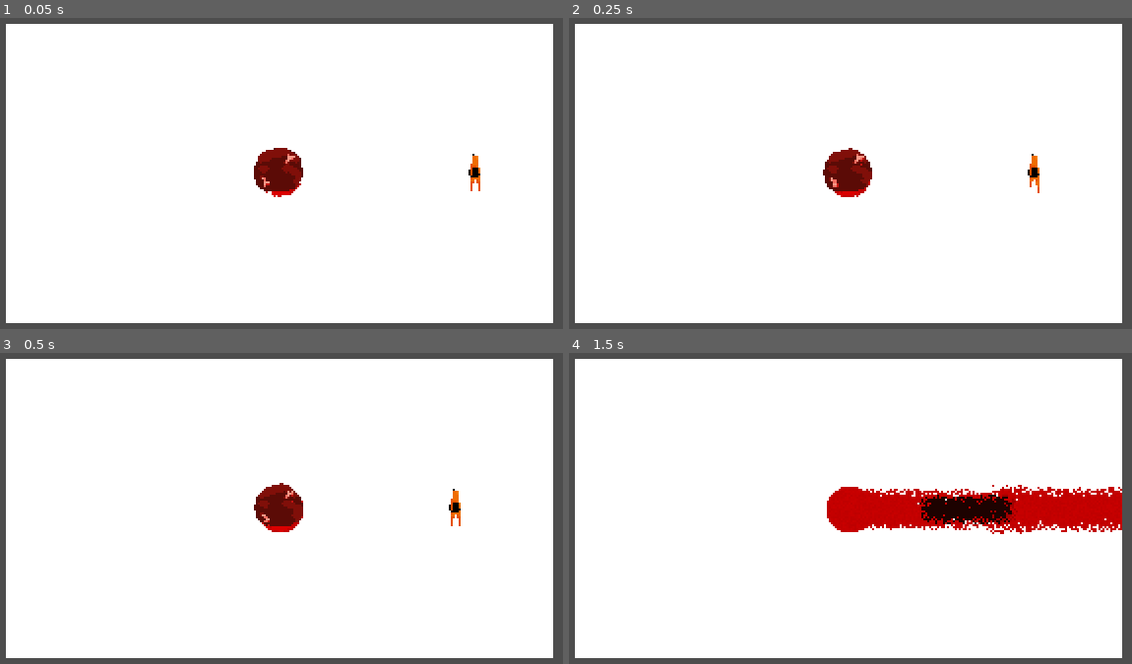
Above: before the commit, frames 1-4 (two rows, left to right).
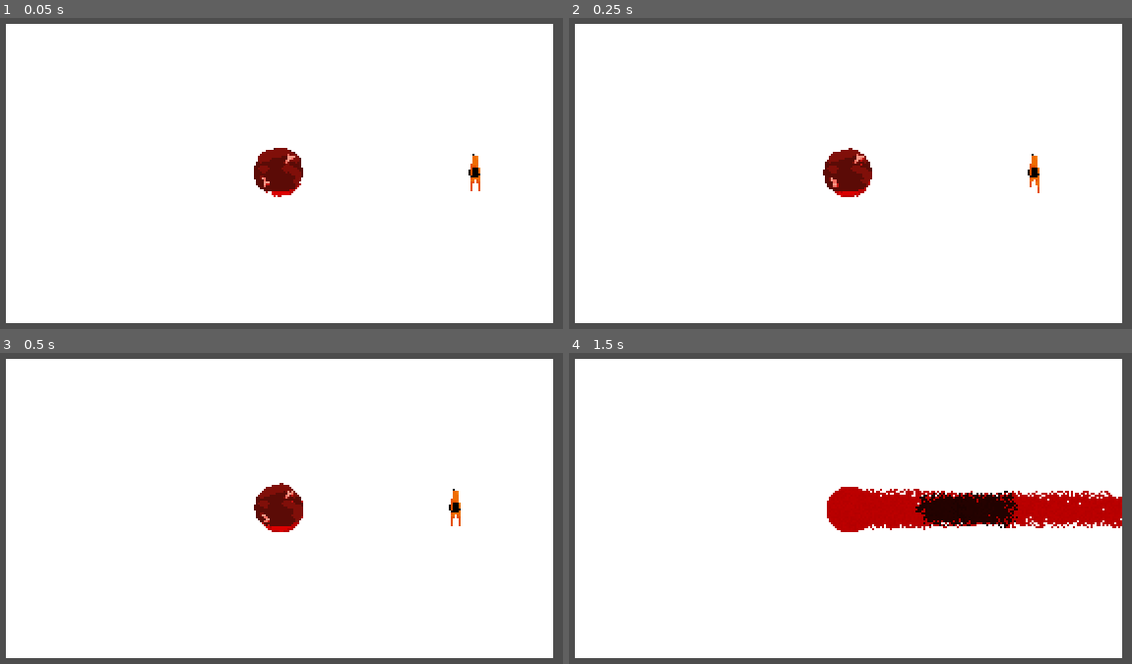
Above: after the commit, the same moments.

Repository: fawfle/blood-jam-cu
Game: Godot game, scene res://scenes/main-test-mihai.tscn
The game is run twice, just before and just after one commit, with the same random seed, the same clock (stepped at 60 frames per second) and the same inputs. This scene is started directly instead of the project's main scene.
Inputs:
- Up to frame 1 (0.05 s): no input
- Up to frame 2 (0.25 s): no input
- Up to frame 3 (0.5 s): no input
- Up to frame 4 (1.5 s): tap Enter at 0.5, 1.35 s; hold D (right) 0.53-1.28 s; tap Shift (dash) at 0.6 s; hold S (backward) from 1.28 s (still down)

The runs differ from the first frame. In frame 4, 1.4% of the frame differs, in the area x 61-99%, y 42-59%.

Commit message:
some rebalancing etc.

Diff:
--- a/scenes/enemies/enemy/enemy.gd
+++ b/scenes/enemies/enemy/enemy.gd
@@ -3,7 +3,7 @@
 extends CharacterBody2D
 
 @export var speed: int = 20
-@export var blood: int = 20
+@export var blood: int = 10
 var player = Global.player
 var direction: Vector2 = Vector2.ZERO
 
@@ -35,6 +35,10 @@
 func _on_ready():
 	pass
 
+## called
+func _on_physics_process(_delta: float):
+	pass
+
 func find_direction() -> void:
 	pass
 
@@ -59,6 +63,8 @@
 	var collision := get_last_slide_collision()
 	if collision:
 		start_panicking()
+
+	_on_physics_process(delta)
 
 func _panic_process(delta: float) -> void:
 	_panic_timer -= delta
@@ -103,7 +109,7 @@
 	if not dying:
 		set_shields(true)
 		return
-	Global.blood += blood
+	## blood and stuff gets handled here
 	Global.enemy_eaten.emit(self)
 	#set_deferred("process_mode", Node.PROCESS_MODE_DISABLED)
 	if Global.ground: Global.ground.paint_circle_color(global_position, randi_range(6,6), BLOOD_COLOR, true)
--- a/scenes/enemies/flame/Flame.tscn
+++ b/scenes/enemies/flame/Flame.tscn
@@ -74,19 +74,19 @@
 }]
 
 [sub_resource type="CapsuleShape2D" id="CapsuleShape2D_pwxdy"]
-radius = 8.0
-height = 34.0
+radius = 5.0
+height = 32.0
 
 [node name="Flame" type="Area2D"]
 collision_layer = 0
 script = ExtResource("1_wsa0b")
 
 [node name="AnimatedSprite2D" type="AnimatedSprite2D" parent="."]
-position = Vector2(16, 0)
 sprite_frames = SubResource("SpriteFrames_6fst6")
 animation = &"fire_last"
 
 [node name="CollisionShape2D" type="CollisionShape2D" parent="."]
+position = Vector2(-1, 0)
 rotation = 1.5707964
 shape = SubResource("CapsuleShape2D_pwxdy")
 
--- a/scenes/enemies/flame/flame.gd
+++ b/scenes/enemies/flame/flame.gd
@@ -1,9 +1,11 @@
-extends Area2D
+class_name Flame extends Area2D
 
-@onready var animated_sprite = $AnimatedSprite2D
-@export var damage: float = 0.5
+@onready var animated_sprite: AnimatedSprite2D = $AnimatedSprite2D
+@export var initial_damage: float = 10.0
+@export var damage: float = 30.0
 const BURNT_BLOOD_COLOR = Color("1D0200")
-var flamer
+const BURNT_BLOOD_COLOR_ALT = Color("280200ff")
+
 var burning_player = false
 
 func _ready() -> void:
@@ -11,20 +13,15 @@
 	animated_sprite.play("fire_last")
 
 
-func _physics_process(_delta: float) -> void:
-	if flamer.animated_sprite.flip_h:
-		animated_sprite.flip_h = true
-		position = flamer.position + Vector2(-8,-2)
-	else:
-		animated_sprite.flip_h = false
-		position = flamer.position - Vector2(24,2)
+func _physics_process(delta: float) -> void:
 	if burning_player:
-		Global.blood -= damage
-		Global.ground.paint_circle_color(Global.player.position, randi_range(6,6), BURNT_BLOOD_COLOR, true)
+		Global.blood -= damage * delta
+		Global.ground.paint_circle_color(Global.player.global_position, Global.player.size, lerp(BURNT_BLOOD_COLOR, BURNT_BLOOD_COLOR_ALT, randf()), true)
 
 func _on_body_entered(body: Node2D) -> void:
 	if body.is_in_group("player"):
 		burning_player = true
+		Global.blood -= initial_damage
 
 func _on_body_exited(body: Node2D) -> void:
 	if body.is_in_group("player"):
--- a/scenes/enemies/flamer/flamer.gd
+++ b/scenes/enemies/flamer/flamer.gd
@@ -1,27 +1,50 @@
 extends Enemy
 
-@onready var animated_sprite = $AnimatedSprite2D
-@export var shot_distance: int
+@onready var animated_sprite: AnimatedSprite2D = $AnimatedSprite2D
+@export var shot_distance: int = 80
+
+@export var rotation_speed: float = 0.5
+
 var flame_scene: PackedScene = preload("res://scenes/enemies/flame/Flame.tscn")
 var is_flaming = false
-var cur_flame
+var flame: Flame
 
-func flame() -> void:
+@onready var flame_pivot: Node2D = $FlamePivot
+
+func start_flaming() -> void:
 	if is_flaming: return
 	is_flaming = true
-	cur_flame = flame_scene.instantiate()
-	cur_flame.flamer = self
-	if owner: owner.add_child(cur_flame)
-	else: get_tree().add_child(cur_flame)
+	flame = flame_scene.instantiate()
+
+	flame_pivot.add_child(flame)
+	flame.owner = flame_pivot
+
+	flame.position = Vector2(24, 0)
+	flame_pivot.look_at(Global.player.global_position)
+
+func stop_flaming() -> void:
+	if not is_flaming: return
+	is_flaming = false
+	flame.queue_free()
+	flame = null
+
+func _on_physics_process(delta: float):
+	if flame == null: return
+
+	var angle_to_player: float = flame_pivot.get_angle_to(Global.player.global_position)
+	var rotate_angle: float = max(abs(angle_to_player), rotation_speed) * sign(angle_to_player)
+
+	flame_pivot.rotate(rotate_angle * delta)
+	flame.animated_sprite.flip_h = abs(flame_pivot.rotation_degrees) > PI / 2
 
 func choose_animation() -> void:
-	if is_flaming && velocity.x > 0:
-		animated_sprite.flip_h = true
-		animated_sprite.play("run_side")
-	elif is_flaming && velocity.x < 0:
-		animated_sprite.flip_h = false
-		animated_sprite.play("run_side")
-	elif velocity == Vector2.ZERO:
+	#if is_flaming && velocity.x > 0:
+	#	animated_sprite.flip_h = true
+	#	animated_sprite.play("run_side")
+	#elif is_flaming && velocity.x < 0:
+	#	animated_sprite.flip_h = false
+	#	animated_sprite.play("run_side")
+	if velocity == Vector2.ZERO:
 		animated_sprite.play("idle")
 	elif velocity.x > 0 && velocity.x > velocity.y:
 		animated_sprite.flip_h = true
@@ -37,8 +60,10 @@
 func find_direction() -> void:
 	if position.distance_to(player.position) > shot_distance:
 		direction = position.direction_to(player.position)
+		stop_flaming()
 	else:
-		flame()
+		start_flaming()
+		direction = Vector2.from_angle(get_angle_to((flame.global_position)))
 
 func die():
 	dying = true
@@ -52,5 +77,5 @@
 	#set_deferred("process_mode", Node.PROCESS_MODE_DISABLED)
 	if Global.ground: Global.ground.paint_circle_color(global_position, randi_range(6,6), BLOOD_COLOR, true)
 	#set_deferred("process_mode", Node.PROCESS_MODE_INHERIT)
-	if cur_flame: cur_flame.queue_free()
+	if flame: flame.queue_free()
 	queue_free()
--- a/scenes/enemies/flamer/flamer.tscn
+++ b/scenes/enemies/flamer/flamer.tscn
@@ -160,9 +160,7 @@
 collision_layer = 4
 collision_mask = 2
 script = ExtResource("1_bxhk4")
-shot_distance = 50
 speed = 23
-blood = 24
 metadata/_custom_type_script = "uid://shvkl6fgbo11"
 
 [node name="Area2D" type="Area2D" parent="."]
@@ -181,3 +179,6 @@
 
 [node name="CollisionShape2D2" type="CollisionShape2D" parent="."]
 shape = SubResource("CapsuleShape2D_7alol")
+
+[node name="FlamePivot" type="Node2D" parent="."]
+position = Vector2(0, -2)
--- a/scenes/enemies/shooter/shooter.gd
+++ b/scenes/enemies/shooter/shooter.gd
@@ -1,10 +1,12 @@
-extends Enemy
+class_name Shooter extends Enemy
 
 # minimum distance away from player shooter enemy needs to be
 @export var distance_target: int = 120
 var projectile_scene: PackedScene = preload("res://scenes/enemies/projectile/projectile.tscn")
 
 @onready var animated_sprite: AnimatedSprite2D = $AnimatedSprite2D
+@onready var shoot_timer: Timer = $ShootTimer
+@onready var initial_shoot_timer: Timer = $InitialShootTimer
 
 const DISTANCE_TOLERANCE: float = 2.0
 var is_shooting = false
@@ -42,3 +44,9 @@
 func _on_timer_timeout() -> void:
 	animated_sprite.play("shoot")
 	shoot()
+
+
+func _on_initial_shoot_timer_timeout() -> void:
+	animated_sprite.play("shoot")
+	shoot()
+	shoot_timer.start()
--- a/scenes/enemies/shooter/shooter.tscn
+++ b/scenes/enemies/shooter/shooter.tscn
@@ -108,8 +108,12 @@
 [node name="CollisionShape2D" type="CollisionShape2D" parent="Area2D"]
 shape = SubResource("CapsuleShape2D_fl1ed")
 
-[node name="Timer" type="Timer" parent="."]
+[node name="ShootTimer" type="Timer" parent="."]
 wait_time = 3.0
+
+[node name="InitialShootTimer" type="Timer" parent="."]
+wait_time = 0.8
+one_shot = true
 autostart = true
 
 [node name="AnimatedSprite2D" type="AnimatedSprite2D" parent="."]
@@ -119,4 +123,5 @@
 [node name="CollisionShape2D2" type="CollisionShape2D" parent="."]
 shape = SubResource("CapsuleShape2D_cj74j")
 
-[connection signal="timeout" from="Timer" to="." method="_on_timer_timeout"]
+[connection signal="timeout" from="ShootTimer" to="." method="_on_timer_timeout"]
+[connection signal="timeout" from="InitialShootTimer" to="." method="_on_initial_shoot_timer_timeout"]
--- a/scenes/ground/ground.tscn
+++ b/scenes/ground/ground.tscn
@@ -15,8 +15,8 @@
 texture = SubResource("GradientTexture2D_mmnfs")
 script = ExtResource("2_n0mj7")
 blood_texture = ExtResource("2_1w6he")
-blood_color = Color(0.7905676, 3.7541986e-06, 3.85046e-07, 1)
-blood_color_alt = Color(0.74509805, 0, 0, 1)
+blood_color = Color(0.74509805, 0, 0, 1)
+blood_color_alt = Color(0.7058824, 0, 0, 1)
 
 [node name="Blood" type="Sprite2D" parent="."]
 texture = ExtResource("2_1w6he")
--- a/scenes/main.gd
+++ b/scenes/main.gd
@@ -24,14 +24,14 @@
 var difficulty: float = 0
 
 ## number of times rooms resized
-var resize_number: int = 1
+var resize_number: int = 0
 ## time it takes to spawn an enemy
-var enemy_spawn_time: float = 3
+var enemy_spawn_time: float = 2
 ## amount to vary spawn times by
 var enemy_spawn_time_variation: float = 0.1
 ## at max difficulty, the amount of time it takes to spawn enemy
 var max_enemy_spawn_time: float = enemy_spawn_time
-var min_enemy_spawn_time: float = 0.5
+var min_enemy_spawn_time: float = 0.7
 var enemy_spawn_timer: float = 0.0
 
 var game_over_scene: PackedScene = preload("res://scenes/game_over.tscn")
@@ -65,11 +65,11 @@
 ## map types to spawn rates
 var enemy_spawn_rates: Dictionary[EnemyType, float] = {
 	EnemyType.FODDER: 100,
-	EnemyType.SHOOTER: 200,
-	EnemyType.SHIELDED: 300,
-	EnemyType.JANITOR: 400,
+	EnemyType.SHOOTER: 300,
+	EnemyType.SHIELDED: 50,
+	EnemyType.JANITOR: 200,
 	EnemyType.DUCK: 5,
-	EnemyType.FLAMER: 0
+	EnemyType.FLAMER: 50
 }
 
 func _init() -> void:
@@ -98,7 +98,12 @@
 func handle_difficulty():
 	difficulty = resize_number * 50
 
-	enemy_spawn_time = approach_from(min_enemy_spawn_time, max_enemy_spawn_time, 0.01, difficulty)
+	enemy_spawn_time = approach_from(max_enemy_spawn_time, min_enemy_spawn_time, 0.01, difficulty)
+
+## amount to scale player blood by. Decreases as more enemies spawn to keep things balanced
+func get_blood_scale() -> float:
+	print(min(1, (enemy_spawn_time / max_enemy_spawn_time / 0.9)))
+	return min(1, (enemy_spawn_time / max_enemy_spawn_time / 0.9))
 
 func handle_fill():
 	var fill_ratio: float = Global.ground.get_fill_ratio()
@@ -142,6 +147,8 @@
 func resize_room():
 	resize_number += 1
 	Global.room_size *= room_scaling
+	# force room size to be even
+	Global.room_size = Vector2(floor(Global.room_size.x / 2) * 2, floor(Global.room_size.y / 2) * 2)
 	update_walls(Global.room_size)
 	Global.room_resized.emit(Global.room_size)
 	score_tracker.expansion_num+=1
@@ -172,10 +179,12 @@
 	var game_over := game_over_scene.instantiate()
 	add_child(game_over)
 
-func _enemy_death(_enemy: Enemy) -> void:
+func _enemy_death(enemy: Enemy) -> void:
 	death_sound.play(0.2)
 	score_tracker.enemies_killed+=1
 	Global.score+=10
+	# add blood here so we can scale it
+	Global.blood += enemy.blood * get_blood_scale()
 
 
 func _on_score_timer_timeout() -> void:
--- a/scripts/camera.gd
+++ b/scripts/camera.gd
@@ -9,14 +9,11 @@
 func _ready() -> void:
 	Global.room_resized.connect(_on_room_resized)
 
-func _physics_process(_delta: float) -> void:
-	position = Vector2i(position)
-
 func _on_room_resized(size: Vector2i):
 	var tween = create_tween()
 	tween.set_parallel(true)
-	tween.tween_property(self, "limit_left", -size.x / 2 - MARGIN, tween_time)
+	tween.tween_property(self, "limit_left", floor(-size.x / 2 - MARGIN), tween_time)
 	# limit_left = -size.x / 2 - MARGIN
-	tween.tween_property(self, "limit_right", size.x / 2 + MARGIN, tween_time)
-	tween.tween_property(self, "limit_top", -size.y / 2 - MARGIN, tween_time)
-	tween.tween_property(self, "limit_bottom", size.y / 2 + MARGIN, tween_time)
+	tween.tween_property(self, "limit_right", floor(size.x / 2 + MARGIN), tween_time)
+	tween.tween_property(self, "limit_top", floor(-size.y / 2 - MARGIN), tween_time)
+	tween.tween_property(self, "limit_bottom", floor(size.y / 2 + MARGIN), tween_time)
Binary file changed: sprites/enemies/flame/flame-fireconstant.aseprite
Binary file changed: sprites/enemies/flame/flame-fireconstant.png
